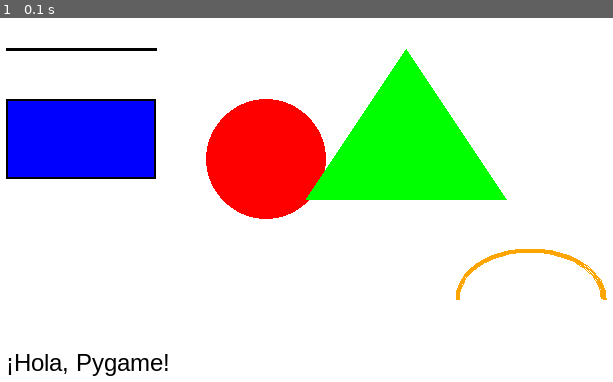
Above: before the commit, frame 1.
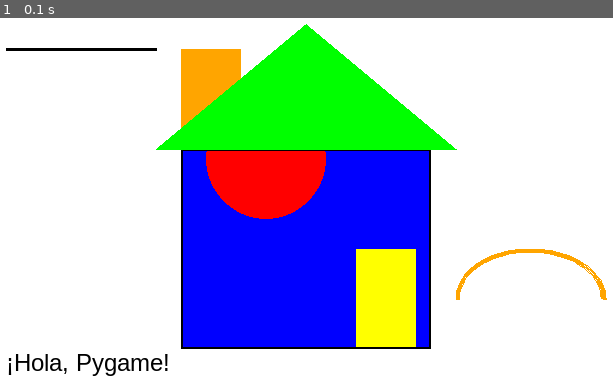
Above: after the commit, the same moment.

Repository: Departamento-TIC/figuras-con-python-y-pygame-jacobodominguez2
Game: pygame game, started from plantilla_pygame.py
Same seed, same stepped clock (60 frames per second), same inputs: the game is played once before the commit and once after it.
Inputs:
- Up to frame 1 (0.1 s): no input

The runs differ from the first frame. In frame 1, 36% of the frame differs, in the area x 0-83%, y 1-91%.

Commit message:
Update plantilla_pygame.py

Diff:
--- a/plantilla_pygame.py
+++ b/plantilla_pygame.py
@@ -46,14 +46,24 @@
 
     # Rectángulo: pygame.draw.rect(pantalla, color, [x, y, ancho, alto], grosor)
     #   grosor=0 → relleno; grosor>0 → solo borde
-    pygame.draw.rect(pantalla, AZUL, [50, 100, 150, 80], 0)
-    pygame.draw.rect(pantalla, NEGRO, [50, 100, 150, 80], 2)
+    pygame.draw.rect(pantalla, AZUL, [225, 150, 250, 200], 0)
+    pygame.draw.rect(pantalla, NEGRO, [225, 150, 250, 200], 2)
 
     # Elipse / círculo: pygame.draw.ellipse(pantalla, color, [x, y, ancho, alto], grosor)
     pygame.draw.ellipse(pantalla, ROJO, [250, 100, 120, 120], 0)
 
-    # Polígono: pygame.draw.polygon(pantalla, color, [[x1,y1],[x2,y2],...], grosor)
-    pygame.draw.polygon(pantalla, VERDE, [[450, 50], [550, 200], [350, 200]], 0)
+    # Rectángulo: pygame.draw.rect(pantalla, color, [x, y, ancho, alto], grosor)
+    #   grosor=0 → relleno; grosor>0 → solo borde
+    pygame.draw.rect(pantalla, NARANJA, [225, 50, 60, 100], 0)
+    pygame.draw.rect(pantalla, NEGRO, [225, 150, 250, 200], 2)
+     # Rectángulo: pygame.draw.rect(pantalla, color, [x, y, ancho, alto], grosor)
+    #   grosor=0 → relleno; grosor>0 → solo borde
+    pygame.draw.rect(pantalla, AMARILLO, [400, 250, 60, 100], 0)
+    pygame.draw.rect(pantalla, NEGRO, [225, 150, 250, 200], 2)
+
+
+   # Polígono: pygame.draw.polygon(pantalla, color, [[x1,y1],[x2,y2],...], grosor)
+    pygame.draw.polygon(pantalla, VERDE, [[200, 150], [350, 25], [500, 150]], 0)
 
     # Arco: pygame.draw.arc(pantalla, color, [x, y, ancho, alto], ang_inicio, ang_fin, grosor)
     #   ángulos en radianes; 0 = derecha, math.pi/2 = arriba
